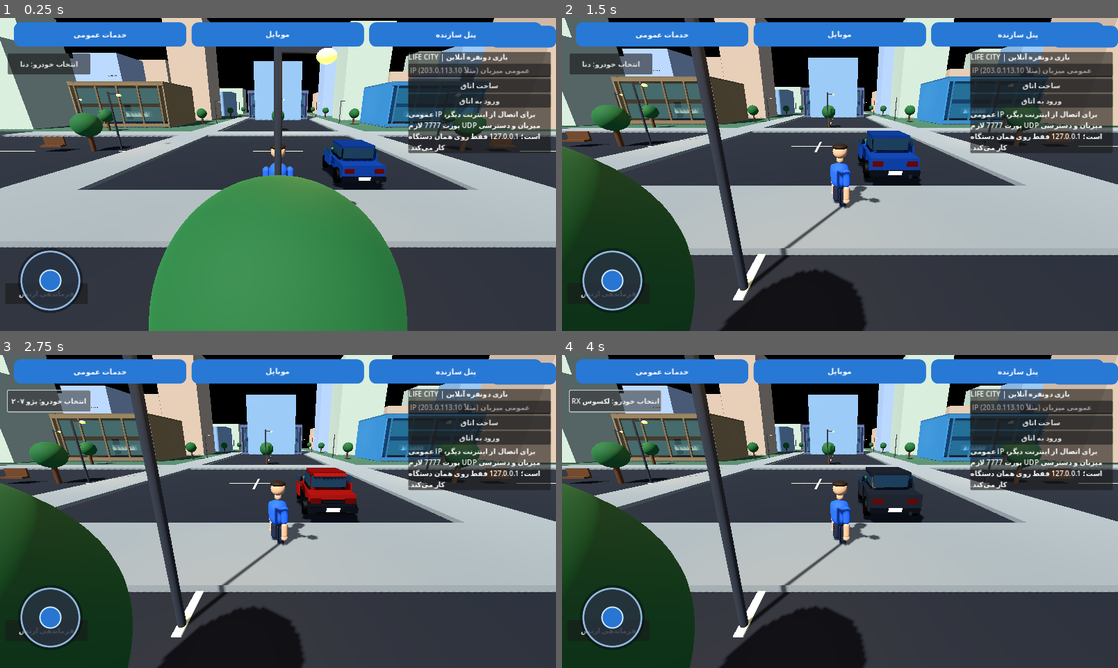
Above: before the commit, frames 1-4 (two rows, left to right).
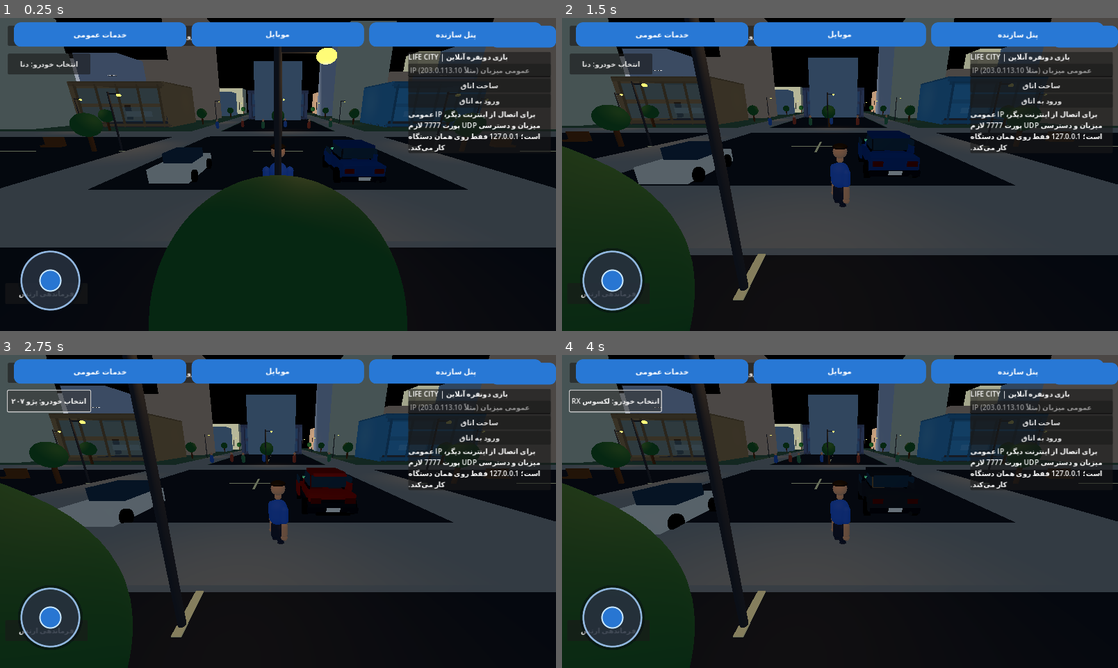
Above: after the commit, the same moments.

Repository: LifeCity2026Game/CITY
Game: Godot game, scene res://scenes/main.tscn
The game is run twice, just before and just after one commit, with the same random seed, the same clock (stepped at 60 frames per second) and the same inputs.
Inputs (mouse positions are in pixels of both pictures, inside the frame that each line leads up to):
- Up to frame 1 (0.25 s): no input
- Up to frame 2 (1.5 s): drag from (612, 280) to (895, 105) at 0.52 s; drag from (728, 190) to (812, 237) at 1.27 s
- Up to frame 3 (2.75 s): click "انتخاب خودرو: دنا" at 2 s
- Up to frame 4 (4 s): click "انتخاب خودرو: پژو ۲۰۷" at 2.75 s; click "انتخاب خودرو: لندکروزر" at 3.5 s

The runs differ from the first frame. In frame 1, 76% of the frame differs, in the area x 0-100%, y 0-100%; in frame 2, 64%; in frame 3, 64%; in frame 4, 64%.
Error before the commit: Parse Error: Function "_add_box()" not found in base self. (res://scripts/city_features.gd:327)

Commit message:
Fix interior decoration helper calls

Diff:
--- a/scripts/city_features.gd
+++ b/scripts/city_features.gd
@@ -324,22 +324,22 @@
 		elif str(entry.id) == "dealership":
 			_add_showroom_car(room, "خودروی اسپرت", Vector3(-3.6, 0.0, 0.8), Color(0.72, 0.10, 0.08))
 			_add_showroom_car(room, "خودروی خانوادگی", Vector3(3.5, 0.0, 0.8), Color(0.12, 0.28, 0.68))
-			_add_box(room, "ShowroomInfoDesk", Vector3(0, 0.65, -3.2), Vector3(4.2, 1.3, 0.9), Color(0.20, 0.25, 0.30))
+			_box(room, "ShowroomInfoDesk", Vector3(0, 0.65, -3.2), Vector3(4.2, 1.3, 0.9), Color(0.20, 0.25, 0.30))
 			_add_interior_person(room, "فروشنده خودرو", Vector3(0, 0.0, -4.2), Color(0.16, 0.30, 0.52))
 			_add_interior_person(room, "مشتری نمایشگاه", Vector3(-5.0, 0.0, -1.8), Color(0.42, 0.25, 0.18))
 		elif str(entry.id) == "real_estate":
 			_add_house_maquette(room, "ماکت ویلای ساحلی", Vector3(-3.6, 0.0, -1.0), Color(0.78, 0.68, 0.48))
 			_add_house_maquette(room, "ماکت آپارتمان", Vector3(3.4, 0.0, -1.0), Color(0.68, 0.72, 0.76))
-			_add_box(room, "PropertyBrochureStand", Vector3(0, 0.75, 2.0), Vector3(2.8, 1.5, 0.65), Color(0.32, 0.24, 0.16))
+			_box(room, "PropertyBrochureStand", Vector3(0, 0.75, 2.0), Vector3(2.8, 1.5, 0.65), Color(0.32, 0.24, 0.16))
 			_add_interior_person(room, "مشاور املاک", Vector3(-1.6, 0.0, -3.6), Color(0.18, 0.34, 0.26))
 			_add_interior_person(room, "مشتری املاک", Vector3(2.0, 0.0, -3.6), Color(0.42, 0.25, 0.18))
 		elif str(entry.id) == "repair_garage":
 			_add_showroom_car(room, "خودروی در حال تعمیر", Vector3(0, 0.0, 0.4), Color(0.42, 0.44, 0.48))
-			_add_box(room, "MechanicWorkbench", Vector3(-4.6, 0.65, -3.4), Vector3(2.5, 1.3, 0.8), Color(0.22, 0.24, 0.26))
+			_box(room, "MechanicWorkbench", Vector3(-4.6, 0.65, -3.4), Vector3(2.5, 1.3, 0.8), Color(0.22, 0.24, 0.26))
 			_add_interior_person(room, "مکانیک", Vector3(4.4, 0.0, -3.2), Color(0.24, 0.30, 0.36))
 		elif str(entry.id) == "city_bank" or str(entry.id) == "central_bank":
-			_add_box(room, "BankQueueCounter", Vector3(-3.8, 0.65, 0.0), Vector3(3.0, 1.3, 0.8), Color(0.35, 0.38, 0.42))
-			_add_box(room, "ATM", Vector3(5.2, 1.0, 2.6), Vector3(0.9, 2.0, 0.55), Color(0.12, 0.16, 0.20))
+			_box(room, "BankQueueCounter", Vector3(-3.8, 0.65, 0.0), Vector3(3.0, 1.3, 0.8), Color(0.35, 0.38, 0.42))
+			_box(room, "ATM", Vector3(5.2, 1.0, 2.6), Vector3(0.9, 2.0, 0.55), Color(0.12, 0.16, 0.20))
 			_add_interior_person(room, "کارمند بانک", Vector3(-3.8, 0.0, -1.8), Color(0.18, 0.28, 0.48))
 			_add_interior_person(room, "مشتری بانک", Vector3(2.4, 0.0, 2.0), Color(0.40, 0.26, 0.18))
 		elif str(entry.id) == "telecom":
@@ -347,8 +347,8 @@
 				_box(room, "ServerRack_%d" % rack_index, Vector3(-4.5 + float(rack_index) * 4.5, 1.35, -3.8), Vector3(1.2, 2.7, 0.8), Color(0.12, 0.17, 0.22))
 			_add_interior_person(room, "تکنسین مخابرات", Vector3(0, 0.0, 1.6), Color(0.18, 0.34, 0.42))
 		elif str(entry.id) == "government" or str(entry.id) == "intelligence":
-			_add_box(room, "OfficeWorkTable", Vector3(-3.4, 0.65, 0.2), Vector3(2.8, 1.3, 1.0), Color(0.30, 0.22, 0.16))
-			_add_box(room, "OfficeFilingCabinet", Vector3(5.0, 1.0, -3.8), Vector3(1.0, 2.0, 0.8), Color(0.34, 0.37, 0.40))
+			_box(room, "OfficeWorkTable", Vector3(-3.4, 0.65, 0.2), Vector3(2.8, 1.3, 1.0), Color(0.30, 0.22, 0.16))
+			_box(room, "OfficeFilingCabinet", Vector3(5.0, 1.0, -3.8), Vector3(1.0, 2.0, 0.8), Color(0.34, 0.37, 0.40))
 			_add_interior_person(room, "کارمند اداره", Vector3(-3.4, 0.0, -1.4), Color(0.20, 0.30, 0.48))
 		var door_marker := MeshInstance3D.new()
 		var door_mesh := BoxMesh.new()
